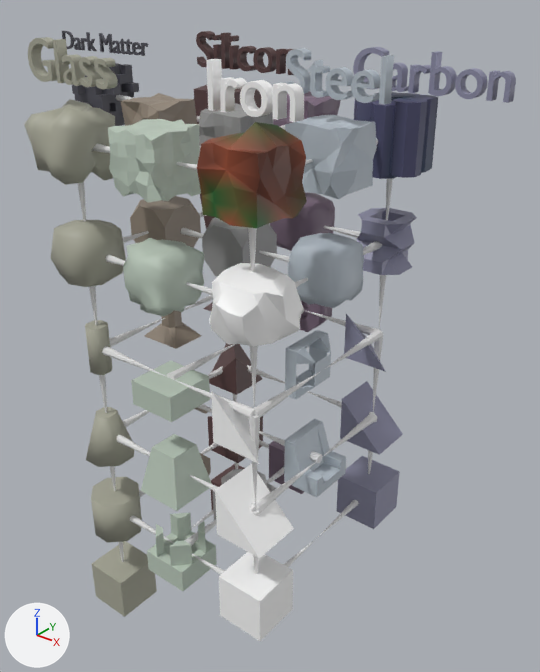
An edit to the glTF model dist/Model/crafting tree.glb, drawn before and after from the same camera.
Before and after are seen from a 50 mm camera at (8.93, -10.24, 2.68) aimed at (-0.17, 1.13, -4.38). Every picture has the same lights, and +X, +Y and +Z are marked at lower left. Where no turn or scale is listed for an object, it has been applied to the vertices. Vertices at the same position are counted once.

The first picture shows 'Cube.001', 'Cube.013', 'borosilicate', 'carbon-chondrite', 'fuel', 'glass', 'iron', 'iron-chondrite', 'iron-cube', 'nutrient', 'steel-corner', 'steel-wedge', 'thruster-jet'.
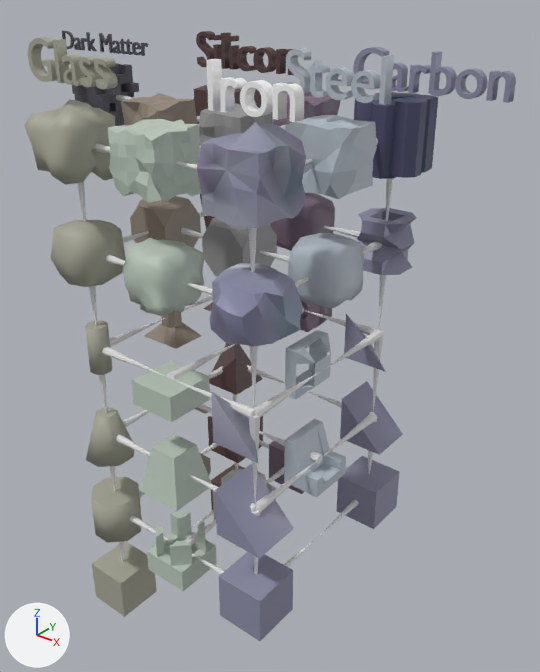
What the commit changed:
me_cube_011 has 74 vertices, 144 faces and spans x -0.567..0.614, y -0.593..0.597, z -0.595..0.817.
me_cube_011 is used by ob_iron_chondrite; location (2.0, -2.0, 0.0).
me_cube_011 part 1: 48 faces centred in x -0.543..0.542, y -0.544..0.525, z -0.544..0.624 are repainted in the vertex colours; the middle colour goes from brown #8e4c2e to grey #9090aa.
me_cube_011 part 2: 46 faces centred in x -0.539..0.554, y -0.545..0.545, z -0.548..0.554 are repainted in the vertex colours; the middle colour goes from brown #814c2b to blue #778095.
me_cube_011 part 3: 20 faces centred in x -0.532..0.51, y -0.505..0.531, z -0.542..0.717 are repainted in the vertex colours; the middle colour goes from dark green #195f26 to grey #9192aa.
me_cube_011 part 4: 30 faces centred in x -0.521..0.544, y -0.541..0.481, z -0.548..0.687 are repainted in the vertex colours; the middle colour goes from dark yellow #5b5927 to grey #9293aa.
me_cube_015 has 71 vertices, 138 faces and spans x -0.662..0.675, y -0.717..0.746, z -0.623..0.58.
me_cube_015 is used by ob_iron; location (2.0, -2.0, -2.0).
me_cube_015 no longer uses material mat_iron (white #ffffff).
me_cube_015 part 5: vertex colours changed.
me_cube_015 now uses material mat_iron_001.
me_cube_025 has 4 vertices, 4 faces and spans x -0.5..0.5, y -0.5..0.5, z -0.5..0.5.
me_cube_025 no longer uses material mat_iron (white #ffffff).
me_cube_025 now uses material mat_iron_001.
me_cube_026 has 6 vertices, 8 faces and spans x -0.5..0.5, y -0.5..0.5, z -0.5..0.5.
me_cube_026 is used by ob_steel_wedge; location (2.0, -2.0, -6.0).
me_cube_026 no longer uses material mat_iron (white #ffffff).
me_cube_026 part 6: vertex colours changed.
me_cube_026 now uses material mat_iron_001.
me_cube_027 has 8 vertices, 12 faces and spans x -0.5..0.5, y -0.5..0.5, z -0.5..0.5.
me_cube_027 is used by ob_iron_cube; location (2.0, -2.0, -8.0).
me_cube_027 no longer uses material mat_iron (white #ffffff).
me_cube_027 part 7: vertex colours changed.
me_cube_027 now uses material mat_iron_001.

Boxes (x1, y1, x2, y2) around the edits, measured in the pictures (540 x 672 px):
'iron', recoloured: (209, 263, 303, 347) in both
'iron-cube', recoloured (white to grey): (219, 552, 293, 641) in both
'steel-wedge', recoloured (white to grey): (215, 464, 294, 559) in both
'steel-corner', recoloured: (211, 391, 259, 464) in both
part 1 of me_cube_011, recoloured (brown to grey): (197, 122, 306, 225) in both
part 2 of me_cube_011, recoloured (brown to grey): (197, 143, 307, 203) in both
part 3 of me_cube_011, recoloured (green to grey): (203, 192, 263, 228) in both
part 4 of me_cube_011, recoloured: (197, 122, 305, 228) in both
